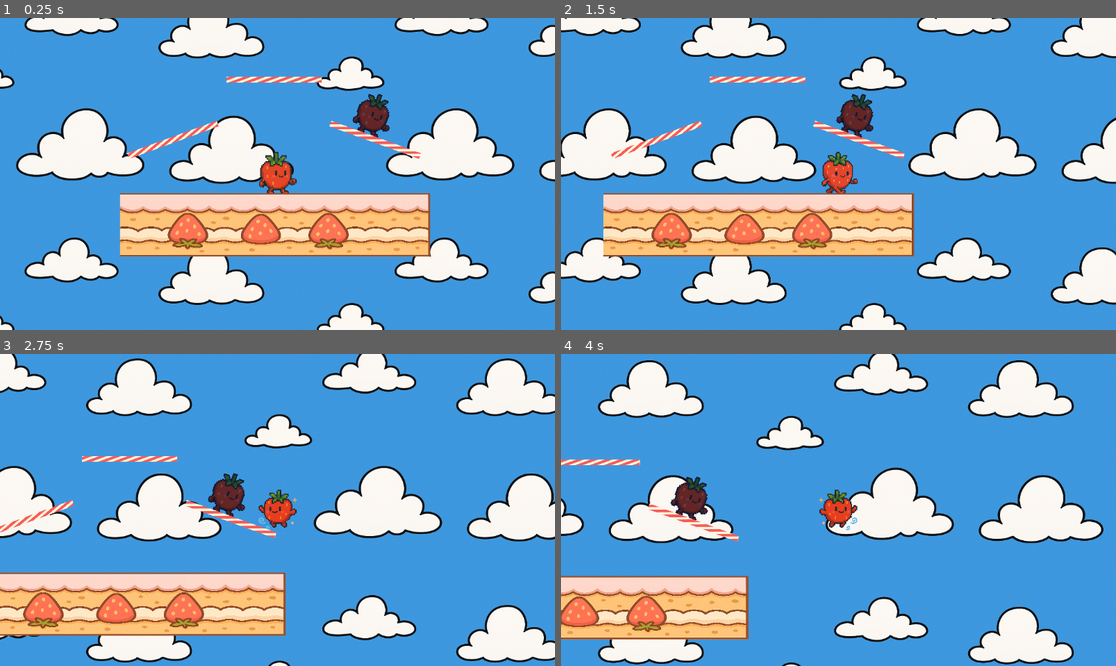
Above: before the commit, frames 1-4 (two rows, left to right).
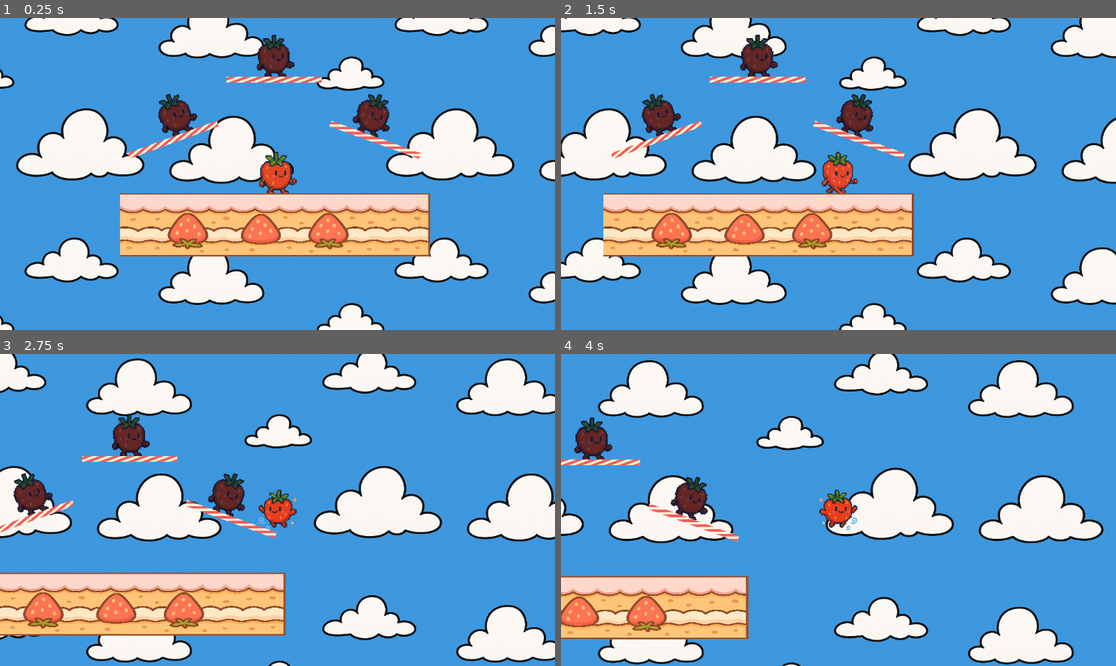
Above: after the commit, the same moments.

Repository: ktarrant/shortcake
Game: Godot game, scene res://scenes/main/Main.tscn
The game is run twice, just before and just after one commit, with the same random seed, the same clock (stepped at 60 frames per second) and the same inputs.
Inputs:
- Up to frame 1 (0.25 s): no input
- Up to frame 2 (1.5 s): tap Enter at 0.5 s; hold Right (move_right) from 0.53 s (still down); tap D (attack) at 0.6 s; tap Up (jump) at 0.77 s; tap S (shield) at 1.35 s
- Up to frame 3 (2.75 s): tap Up (jump) at 1.52 s; release Right (move_right) at 2.03 s; hold Left (move_left) from 2.03 s (still down); tap D (attack) at 2.1 s
- Up to frame 4 (4 s): release Left (move_left) at 2.78 s; hold Right (move_right) from 2.78 s (still down); tap S (shield) at 2.85 s; tap Up (jump) at 3.02, 3.77 s; tap D (attack) at 3.6 s

The runs differ from the first frame. In frame 1, 1.2% of the frame differs, in the area x 28-54%, y 5-39%; in frame 2, 1.2%, in the area x 14-40%, y 5-39%; in frame 3, 1.2%; in frame 4, 0.6%.

Commit message:
add two more players

Diff:
--- a/scenes/main/Main.tscn
+++ b/scenes/main/Main.tscn
@@ -29,6 +29,18 @@
 is_dummy = true
 character_tint = Color(0.434715, 0.54436, 1, 1)
 player_id = 1
+
+[node name="Player3" parent="." instance=ExtResource("2_dc040")]
+position = Vector2(-409, -464)
+is_dummy = true
+character_tint = Color(0.434715, 0.54436, 1, 1)
+player_id = 2
+
+[node name="Player4" parent="." instance=ExtResource("2_dc040")]
+position = Vector2(0, -700)
+is_dummy = true
+character_tint = Color(0.434715, 0.54436, 1, 1)
+player_id = 3
 
 [node name="Stage" type="Node2D" parent="."]
 position = Vector2(-4, -6)
